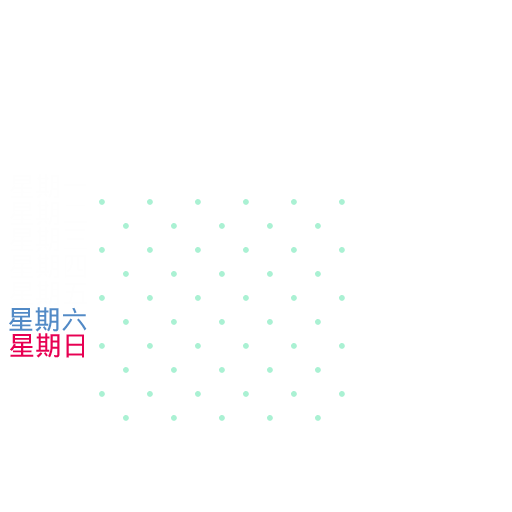
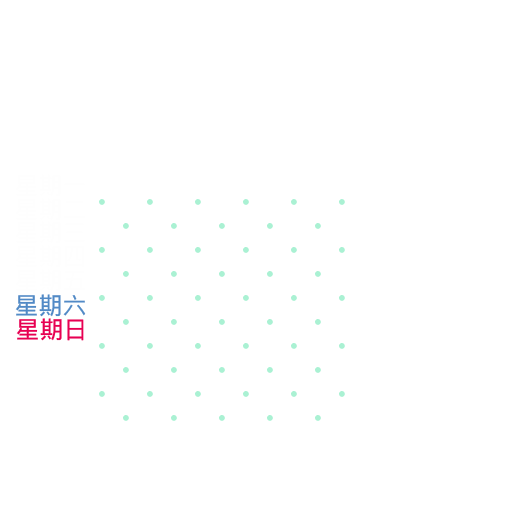
Two versions of the same layered image (512×512). Layer-by-layer changes:
painted on "星期日" over box(10, 318, 84, 358)
painted on "星期六" over box(9, 294, 87, 332)
painted on "星期一 星期二 星期三 星期四 星期五" over box(18, 294, 85, 306)
